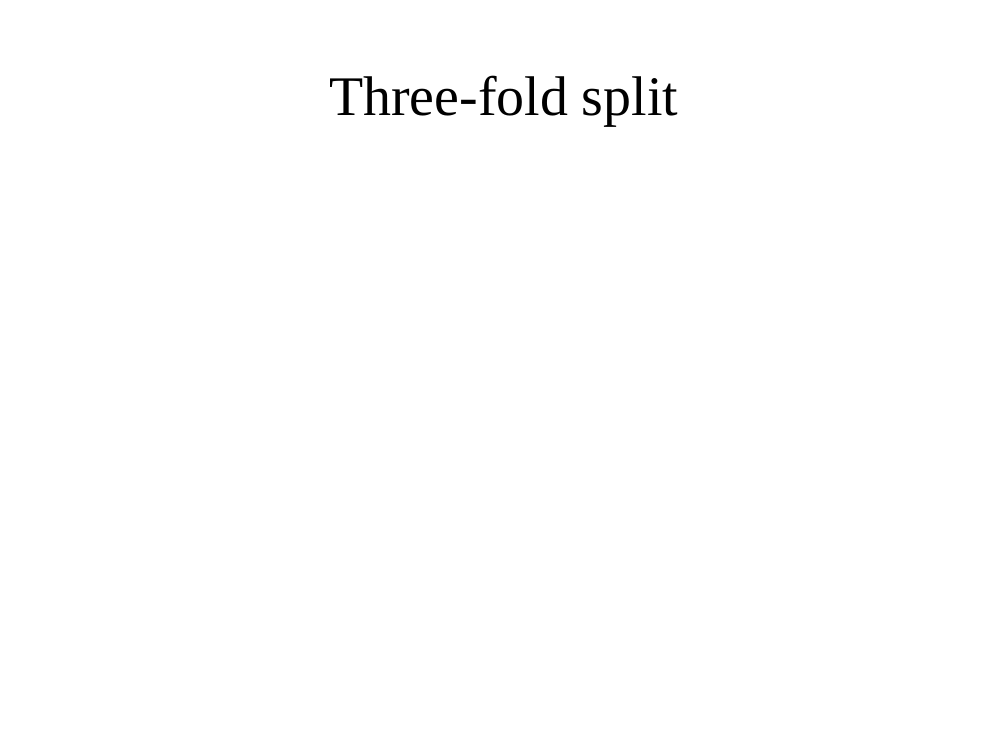
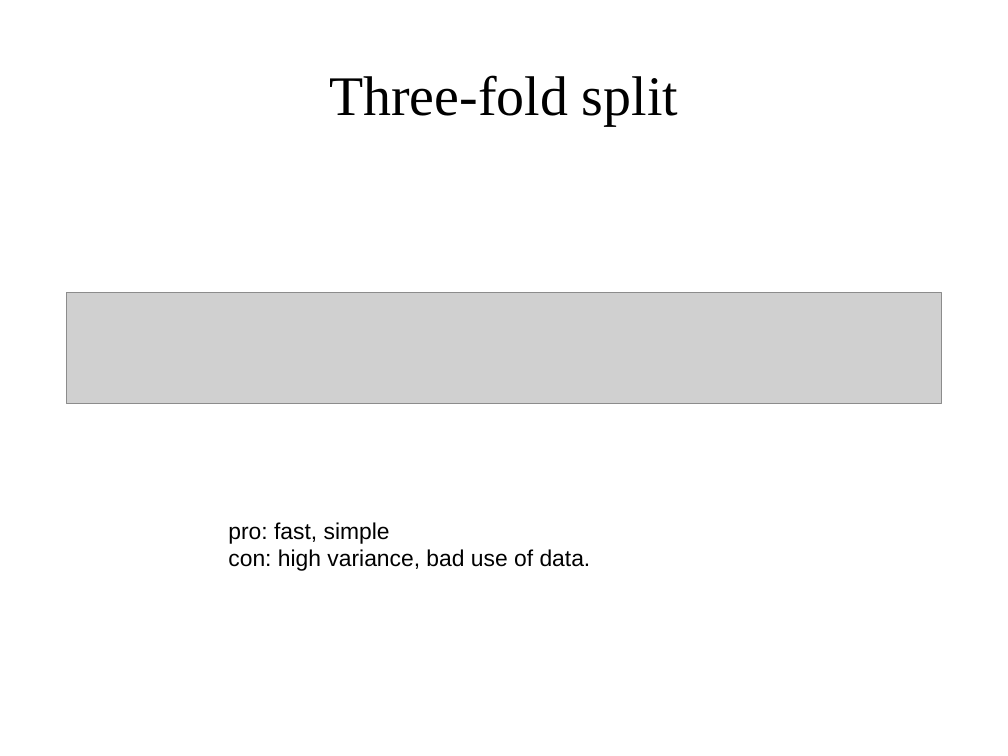
Before and after one commit to amueller/applied_ml_spring_2017, a slide deck: slide 21 of slides/aml-04-013017.odp (slide 15 before the commit). Drawn at 1008x756 pixels with LibreOffice and Linux fonts; fonts in the diff are those of the drawing; grey boxes stand for pictures. Boxes give left, top, right and bottom in pixels: in the first picture for what was removed or moved away, otherwise in the second. Text is boxed around its words. In the diff, an @@ line names an element or a change of style, - is before the commit and + after.

```diff
--- a/slides/aml-04-013017.odp
+++ b/slides/aml-04-013017.odp
@@ picture added at <box>66,293,942,403</box> @@
@@ text added at <box>228,522,591,571</box>, 18 pt, text #000000 @@
+pro: fast, simple
+con: high variance, bad use of data.
```
Also in this commit, not shown: 7 other slides changed, 22 slides added, 4 slides removed, 1 other file.
